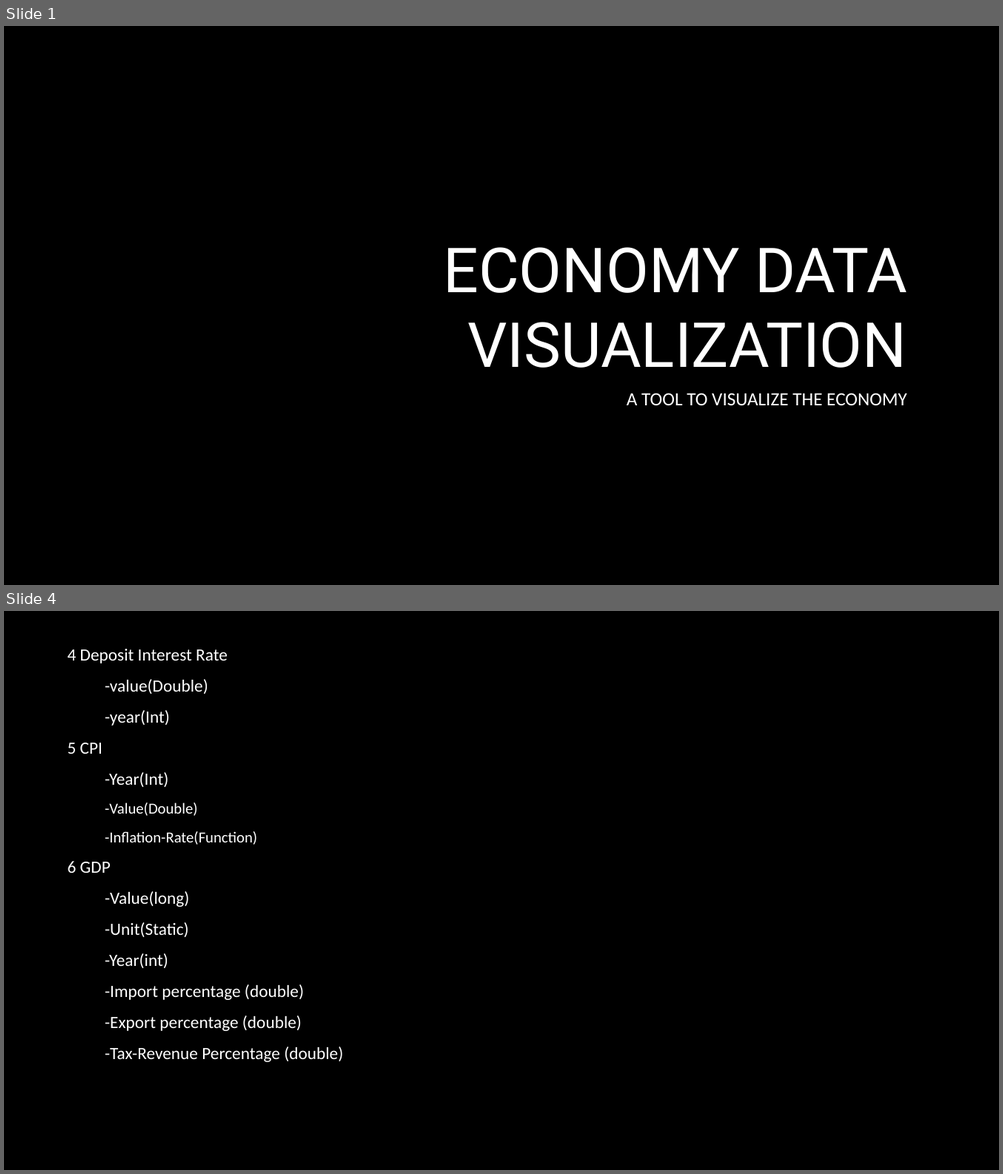
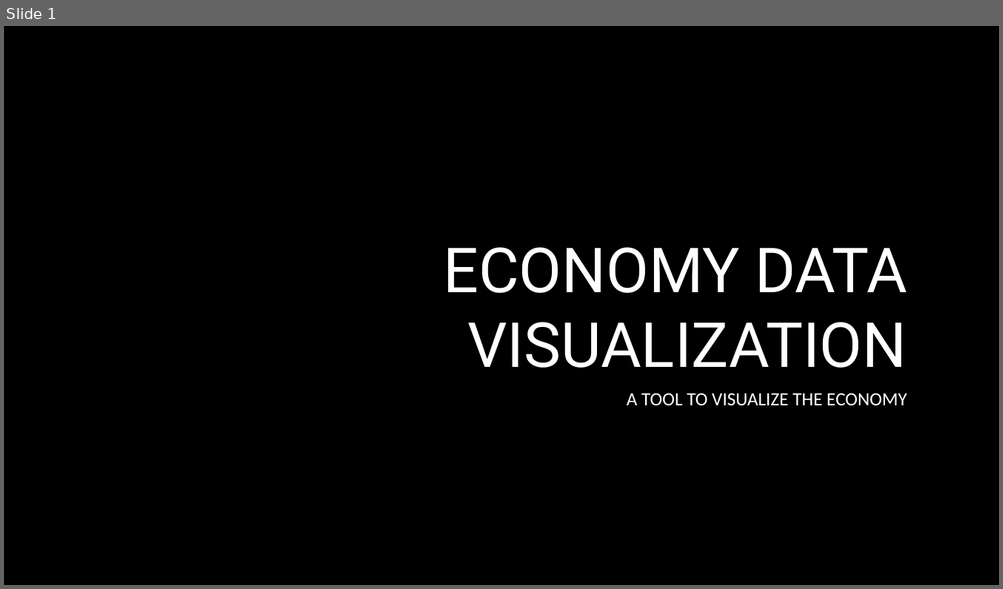
Before and after one commit to AvatarAarav/Economy_Data_Visualization, a slide deck: Economy_Data_Visualizaton_Presentation.pptx. Shown one above the other, each under a label of ours: slides 1 and 4 before the commit, slide 1 after it; the slides between them are not shown. The pictures are 1003x1174 and 1003x589 pixels, drawn with LibreOffice and Linux fonts; fonts in the diff are those of the drawing; background and template pictures are left out. Boxes give left, top, right and bottom in pixels: in the first picture for what was removed or moved away, otherwise in the second. Text is boxed around its words. In the diff, an @@ line names an element or a change of style, - is before the commit and + after.

```diff
--- a/Economy_Data_Visualizaton_Presentation.pptx
+++ b/Economy_Data_Visualizaton_Presentation.pptx
@@ slide 4 removed at (4,611,999,1170), background picture (left out) @@
@@ text removed at (68,649,343,1062) @@
-4 Deposit Interest Rate
--value(Double)
--year(Int)
-5 CPI
--Year(Int)
-  -Value(Double)
-  -Inflation-Rate(Function)
-6 GDP
--Value(long)
--Unit(Static)
--Year(int)
--Import percentage (double)
--Export percentage (double)
--Tax-Revenue Percentage (double)
```
Also in this commit, not shown: 7 slides changed, 2 other files.
